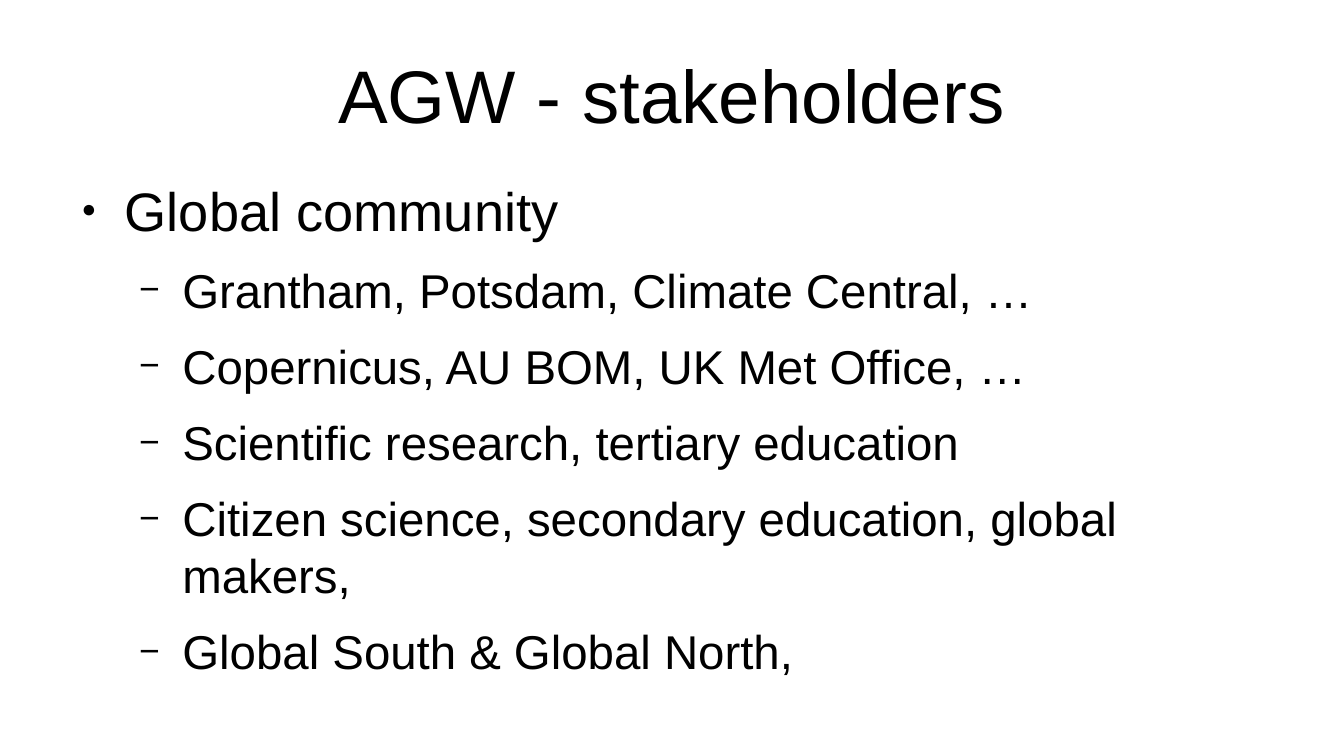
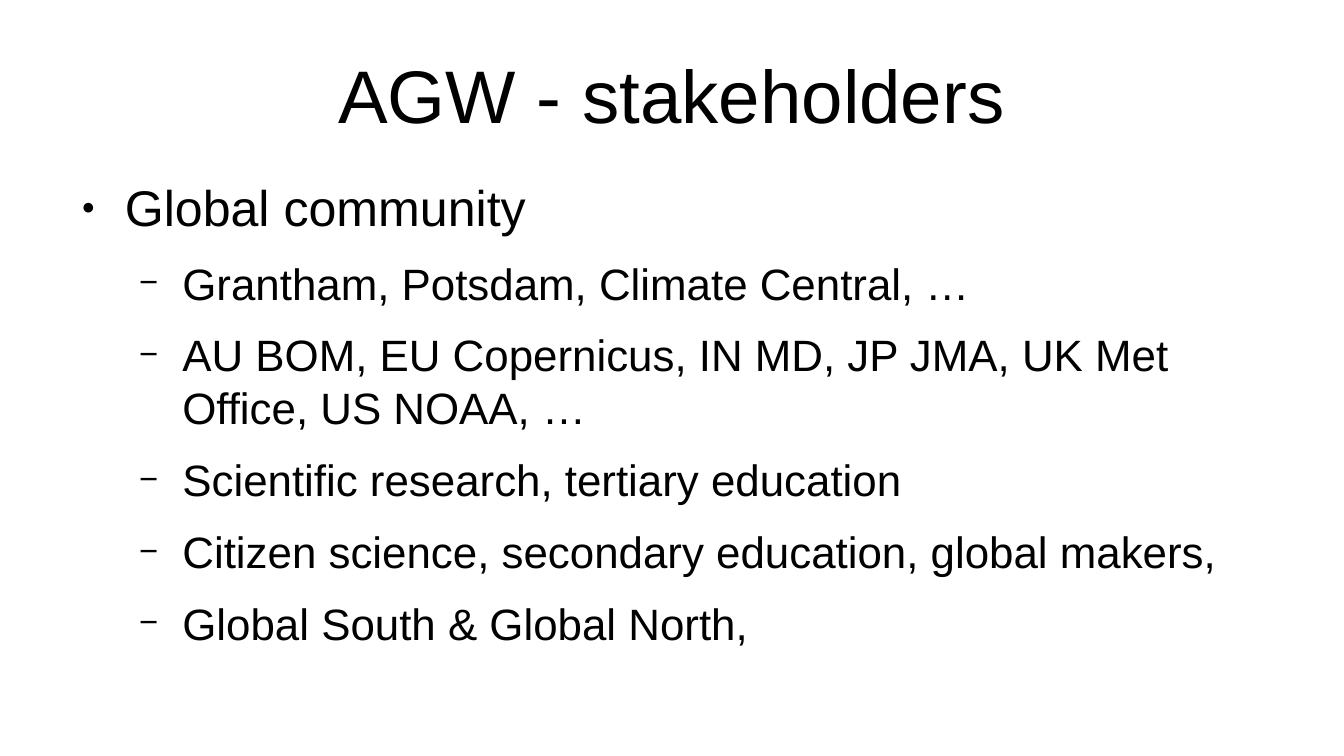
Before and after one commit to YorkEarwaker/Climate-Model, a slide deck: slide 8 of ppm/anthropogenic-global-warming-context.odp. Drawn at 1344x756 pixels with LibreOffice and Linux fonts; fonts in the diff are those of the drawing. Boxes give left, top, right and bottom in pixels: in the first picture for what was removed or moved away, otherwise in the second. Text is boxed around its words. In the diff, an @@ line names an element or a change of style, - is before the commit and + after.

Commit message:
update
wip

```diff
--- a/ppm/anthropogenic-global-warming-context.odp
+++ b/ppm/anthropogenic-global-warming-context.odp
@@ text at box(125, 189, 1216, 646): size 32 to 29.6 pt in "Global community"; size 28 to 25.9 pt in "Grantham, Potsdam, Climate Central, …", "Scientific research, tertiary education", "Citizen science, secondary education, global makers,", "Global South & Global North," @@
@@ text at box(182, 339, 1168, 430): text changed; size 28 to 25.9 pt @@
-  − Copernicus, AU BOM, UK Met Office, …
+  − AU BOM, EU Copernicus, IN MD, JP JMA, UK Met Office, US NOAA, …
```
